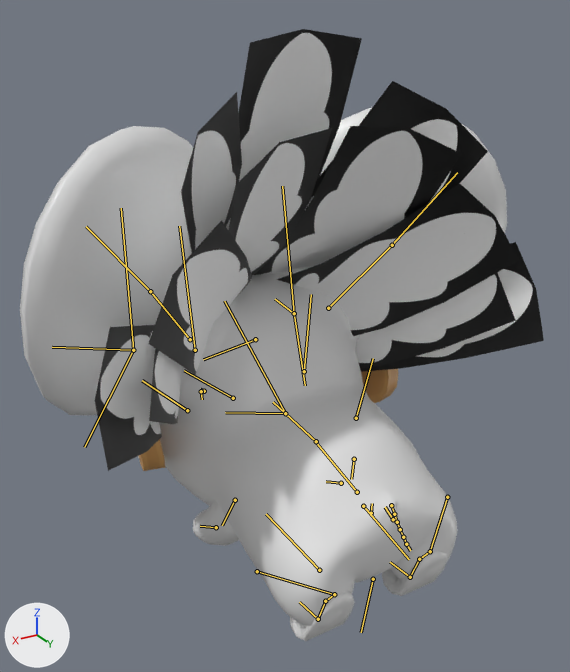
What one commit did to the FBX model Assets/Art/_Characters/Player/SK_Player.fbx.
The view is the same before and after, from a 50 mm camera at (3.28, 4.84, 4.85) aimed at (-0.08, -0.76, 2.04). Every picture has the same lights, and +X, +Y and +Z are marked at lower left. The older version comes first. Both versions are drawn at frame 1 of the action 'Mouse|Run_Player'; the numbers are the values there. The bones that bend it are drawn over the model as lines.

Objects in the first picture: 'Mask_Mesh', 'Mouse_Mesh'.
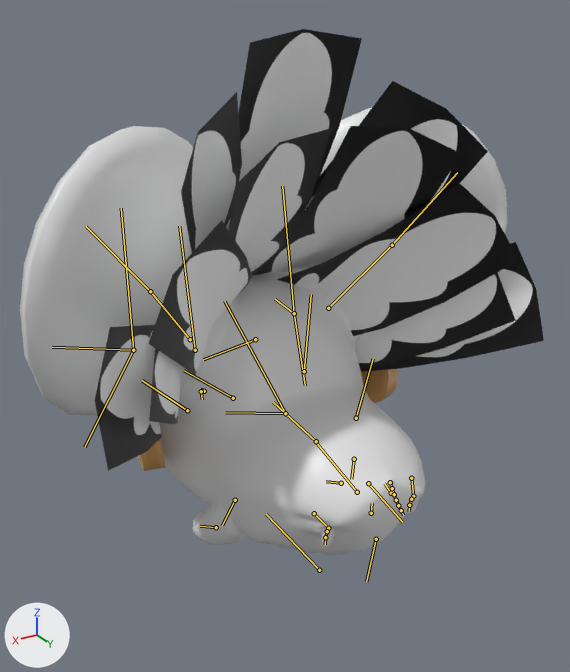
Location of each change, (x1, y1, x2, y2) in pixels of the pictures (570 x 672 px):
'Mouse_Mesh', posed (16% shorter)
    before: (20, 108, 507, 641)
    after: (20, 108, 507, 555)
bone 'DEF_Belly', root to tip
    before: (373, 579) to (361, 632)
    after: (376, 539) to (366, 581)
bone 'DEF_Pelvis', root to tip
    before: (363, 506) to (409, 559)
    after: (368, 483) to (402, 522)
bone 'DEF_Thigh_R', root to tip
    before: (447, 497) to (430, 551)
    after: (411, 478) to (413, 496)
bone 'DEF_Feet_001_R', root to tip
    before: (430, 551) to (419, 559)
    after: (413, 496) to (411, 499)
bone 'DEF_Toes_R', root to tip
    before: (410, 577) to (390, 562)
    after: (409, 505) to (409, 511)
bone 'DEF_Thigh_L', root to tip
    before: (257, 571) to (334, 594)
    after: (314, 513) to (328, 528)
bone 'DEF_Feet_001_L', root to tip
    before: (334, 594) to (325, 601)
    after: (328, 528) to (327, 531)
bone 'DEF_Toes_L', root to tip
    before: (318, 619) to (299, 602)
    after: (325, 537) to (325, 544)

The change in detail:
Bone 'DEF_Belly' (bone_def_belly) moves from (0.0, -0.9, -0.29) to (0.0, -0.93, -0.69).
Bone 'DEF_Belly' (bone_def_belly) is rescaled from (0.68, 0.68, 0.68) to (0.5, 0.5, 0.5).
Bone 'DEF_Pelvis' (bone_def_pelvis) moves from (0.0, 0.0, 0.0) to (0.0, 0.04, 0.25).
Bone 'DEF_Pelvis' (bone_def_pelvis) is rescaled from (0.68, 0.68, 0.68) to (0.5, 0.5, 0.5).
Bone 'DEF_Thigh_R' (bone_def_thigh_r) moves from (-0.45, -0.08, -0.13) to (0.0, 0.0, 0.0).
Bone 'DEF_Thigh_R' (bone_def_thigh_r) turns from (11, 8, -26) to (0, 0, 0) degrees about its own x, y and z.
Bone 'DEF_Thigh_R' (bone_def_thigh_r) is rescaled from (1.47, 1.47, 1.47) to (0.5, 0.5, 0.5).
Bone 'DEF_Feet_001_R' (bone_def_feet_001_r) moves from (0.15, 0.07, 0.34) to (0.0, 0.0, 0.0).
Bone 'DEF_Feet_001_R' (bone_def_feet_001_r) turns from (-24, -27, 8) to (0, 0, 0) degrees about its own x, y and z.
Bone 'DEF_Toes_R' (bone_def_toes_r) turns from (-70, 0, 0) to (0, 0, 0) degrees about its own x, y and z.
Bone 'DEF_Thigh_L' (bone_def_thigh_l) moves from (0.45, -0.08, -0.13) to (0.0, 0.0, 0.0).
Bone 'DEF_Thigh_L' (bone_def_thigh_l) turns from (11, -8, 25) to (0, 0, 0) degrees about its own x, y and z.
Bone 'DEF_Thigh_L' (bone_def_thigh_l) is rescaled from (1.47, 1.47, 1.47) to (0.5, 0.5, 0.5).
Bone 'DEF_Feet_001_L' (bone_def_feet_001_l) moves from (-0.14, 0.06, 0.32) to (0.0, 0.0, 0.0).
Bone 'DEF_Feet_001_L' (bone_def_feet_001_l) turns from (-24, 25, -8) to (0, 0, 0) degrees about its own x, y and z.
Bone 'DEF_Toes_L' (bone_def_toes_l) turns from (-70, 0, 0) to (0, 0, 0) degrees about its own x, y and z.
